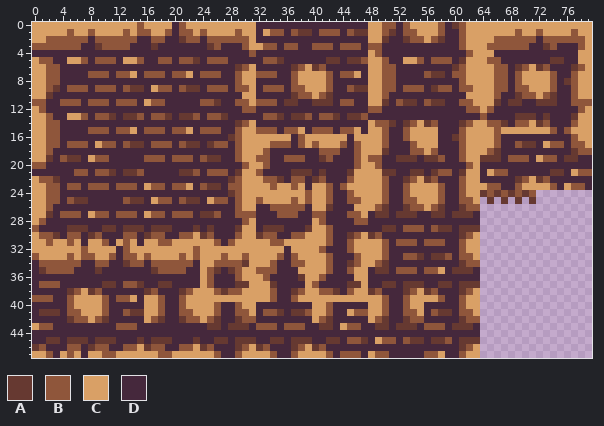
Sprite sheet: Assets/tileset.png. Above, as it was before the edit.
The file is 80x48 pixels.
Palette (. is transparent): A #663931  B #8f563b  C #d9a066  D #45283c
The same view after the edit:
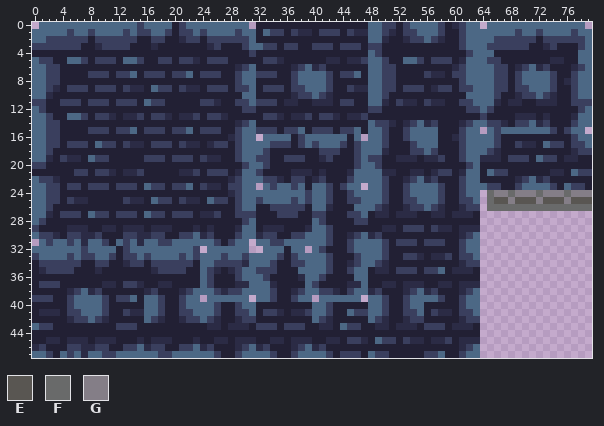
Colours new in this view: E #595652  F #696a6a  G #847e87
Diff:
Colour A changes from #663931 to #2b2b45.
Colour B changes from #8f563b to #3a3f5e.
Colour C changes from #d9a066 to #4c6885.
Colour D changes from #45283c to #222034.
Colour A replaces colour D in rows 30 to 31 at x 7 and 15; in rows 46 to 47 at x 7.
Colour E is added in row 25 at x 66, 70, 73 to 75 and 77 to 79.
Colour E replaces colour A in row 25 at x 67, 69 and 71.
Colour F is added in row 24 at x 72 and 76; in row 26 at x 65 to 79.
Colour F replaces colour A in row 24 at x 68; in row 25 at x 65.
Colour F replaces colour B in row 24 at x 65.
Colour G is added in row 24 at x 73 to 75 and 77 to 79; in row 25 at x 68, 72 and 76.
Colour G replaces colour A in row 24 at x 66 and 70.
Colour G replaces colour B in row 24 at x 67, 69 and 71.
The author cleared colour A in row 24 at x 64.
The author cleared colour C in row 0 at x 0, 31, 64 and 79; in row 15 at x 64 and 79; in row 16 at x 32 and 47; in row 23 at x 32 and 47; in row 31 at x 0 and 31; in row 32 at x 24, 31 to 32 and 39.
The author cleared colour C in row 39 at x 24, 31, 40 and 47.
Boxes around the changes in both pictures, in picture pixels (x1, y1, x2, y2):
changed: (32, 22, 592, 358)
